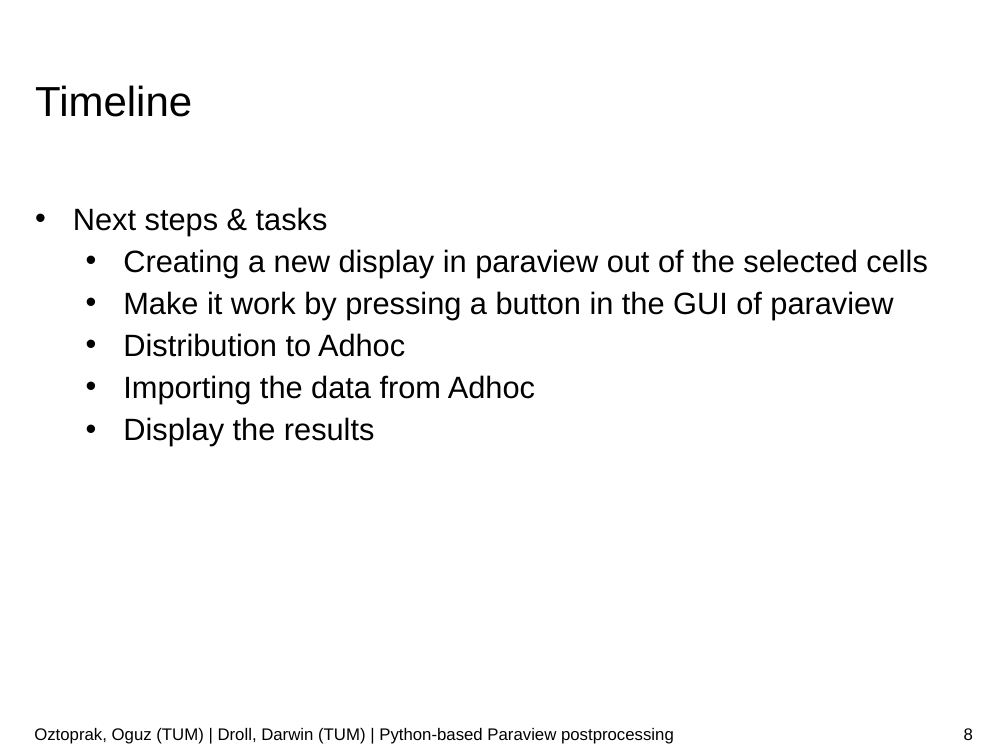
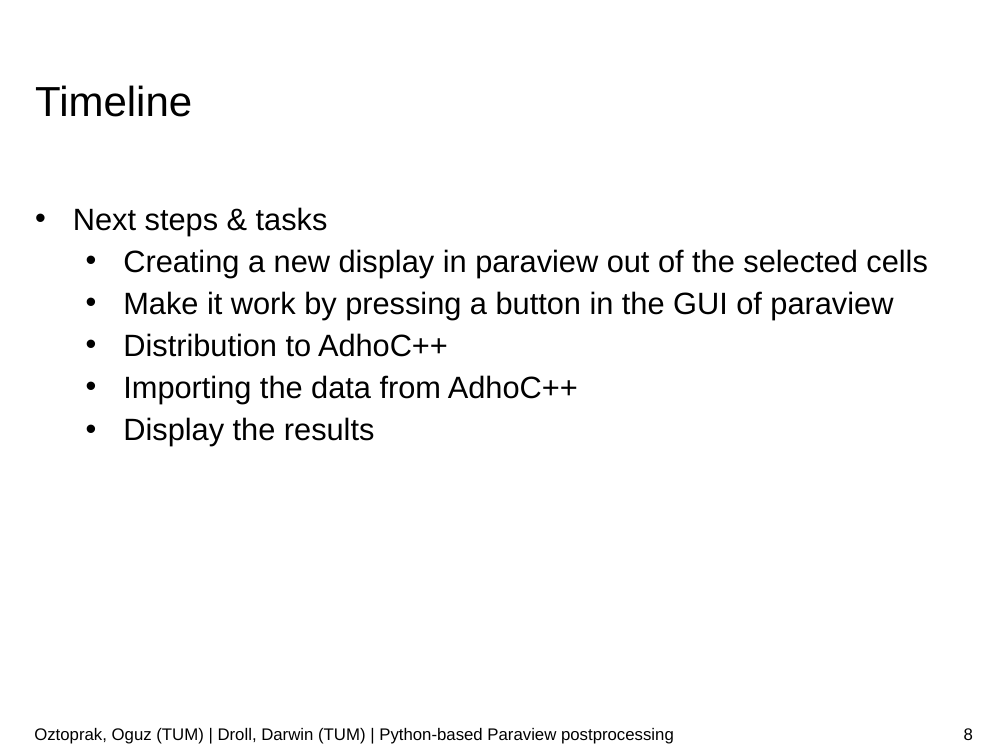
Before and after one commit to JusticeBoi/Paraview-PostProcessing-SoftwareLab, a slide deck: slide 8 of Paraview-postprocessor.pptx. Drawn at 1008x756 pixels with LibreOffice and Linux fonts; fonts in the diff are those of the drawing; background and template pictures are left out. Boxes give left, top, right and bottom in pixels: in the first picture for what was removed or moved away, otherwise in the second. Text is boxed around its words. In the diff, an @@ line names an element or a change of style, - is before the commit and + after.

```diff
--- a/Paraview-postprocessor.pptx
+++ b/Paraview-postprocessor.pptx
@@ text at <box>123,333,578,404</box>: text changed @@
-  • Distribution to Adhoc
-  • Importing the data from Adhoc
+  • Distribution to AdhoC++
+  • Importing the data from AdhoC++
```
Also in this commit, not shown: 4 other slides changed.
